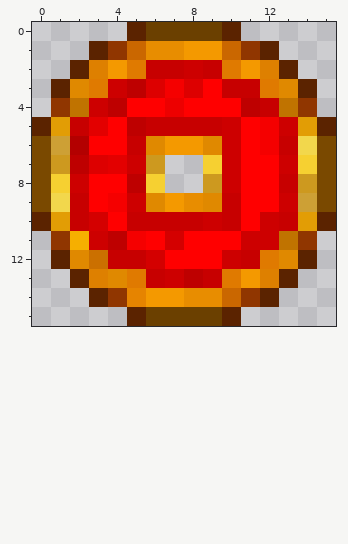
Two states of a pixel-art sprite, assets/thaumadditions/seal.png. The picture above was drawn from the file before the commit.
The file is 64x64 pixels, drawn in blocks of 4x4; one block is one cell here. Colours within 5 levels of each other are drawn and written as one.
After:
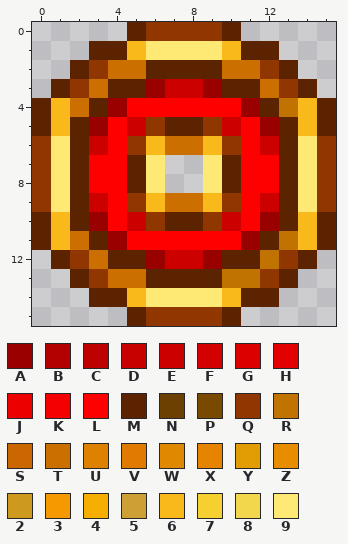
Palette (. is transparent): A #990000  B #b30000  C #be0000  D #c70000  E #cd0000  F #d40000  G #dd0000  H #e30000  J #ed0000  K #f50000  L #ff0000  M #5b2300  N #6b4000  P #7a4900  Q #903600  R #c07300  S #ca6700  T #cb7000  U #de8000  V #e07a00  W #e08900  X #e68400  Y #e29d05  Z #e88d00  2 #cd991f  3 #f49900  4 #f6af00  5 #cda035  6 #f9b91a  7 #f6d031  8 #f2d74c  9 #ffe975
What changed:
@@ x 0..15 @@
- 0 .....MNNNNM.....
- 1 ...MQSZZ33SQM...
- 2 ..MU3VDDEDV3UM..
- 3 .MWVECGKGLDDVWM.
- 4 .QRECLLJLLLCDRQ.
- 5 MYDHLCDDDDELKEYM
- 6 P5BLLDW33WELKD8P
- 7 P2CGHE2..7ELLE7P
- 8 P7ELLC7..2ELLD2P
- 9 P8DLKEW3ZWDLLE5P
-10 MYDFLDDDDEDLEDYM
-11 .Q4ECKLFLLLEERQ.
-12 .MWTDDFLLLEDVWM.
-13 ..MUWVDECDV3UM..
-14 ...MQX33ZZSQM...
-15 .....MNNNNM.....
+ 0 .....MQQQQM.....
+ 1 ...MM699996MM...
+ 2 ..MQTTMMMMTTQM..
+ 3 .MQTMMAEEAMMTQM.
+ 4 M6TMALLLLLLAMR6M
+ 5 M6MALEQMMQELAM6M
+ 6 Q9MELQ6TT6QLEM9Q
+ 7 Q9MLLM9..9MLLM9Q
+ 8 Q9MLLM9..9MLLM9Q
+ 9 Q9MELQ6TT6QLEM9Q
+10 M6MALEQMMQELAM6M
+11 M6TMALLLLLLAMR6M
+12 .MQTMMAEEAMMRQM.
+13 ..MQTTMMMMRRQM..
+14 ...MM699996MM...
+15 .....MQQQQM.....
Pixel boxes of the changes (left, top, right, bottom) in both pictures:
changed: (32, 22, 336, 326)
